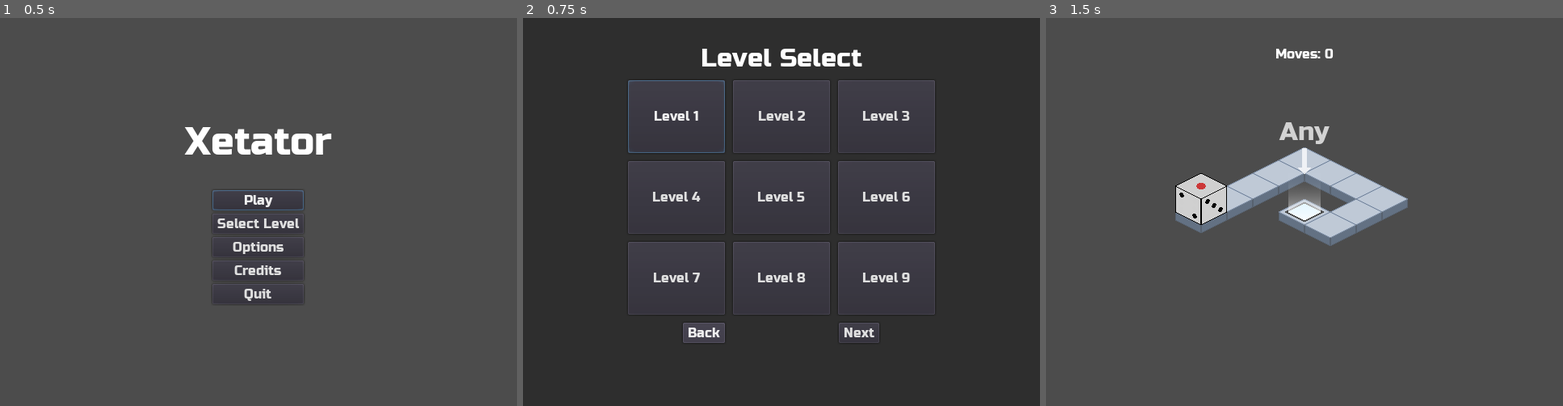
Above: before the commit, frames 1-3 (left to right).
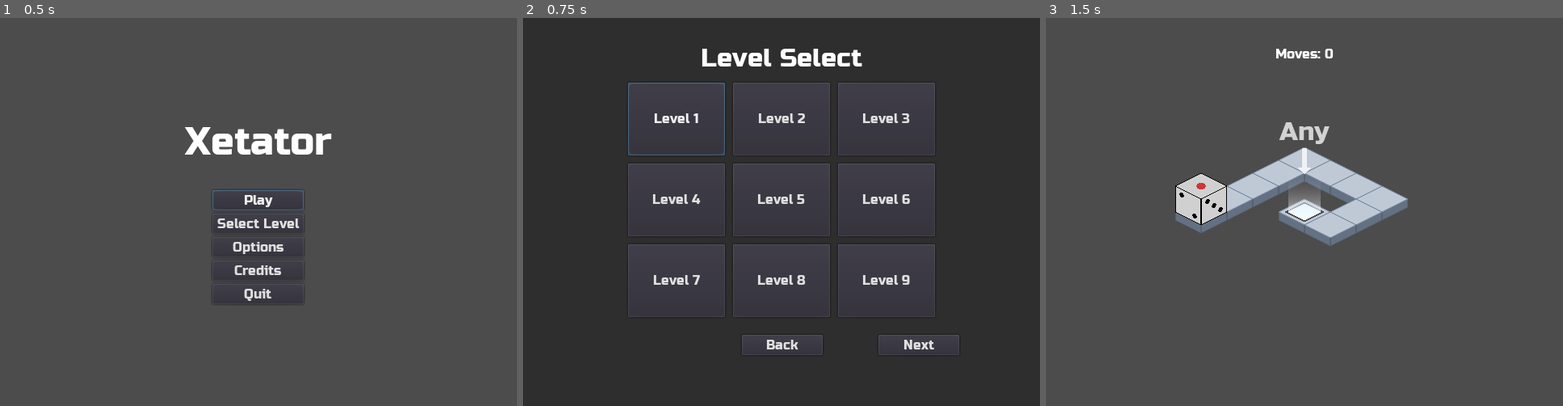
Above: after the commit, the same moments.

Repository: kdreese/gmtk-2022
Game: Godot game, scene res://src/states/Menu.tscn
Same seed, same stepped clock (60 frames per second), same inputs: the game is played once before the commit and once after it.
Inputs:
- Up to frame 1 (0.5 s): no input
- Up to frame 2 (0.75 s): click "Select Level" at 0.5 s
- Up to frame 3 (1.5 s): click "Level 2" at 1.25 s

Frame 1 is identical in both runs. In frame 2, 4.3% of the frame differs, in the area x 20-85%, y 16-87%; in frame 3, nothing differs.

Commit message:
Level select screen fixes

Diff:
--- a/src/states/LevelSelect.gd
+++ b/src/states/LevelSelect.gd
@@ -31,24 +31,29 @@
 	for idx in range(num_buttons):
 		var button = Button.new()
 		button.rect_min_size = Vector2(120, 90)
-		button.text = level_names[idx]
 		var error = button.connect("pressed", self, "_on_level_button_pressed", [idx])
 		assert(not error)
-		$ColorRect/C/V/G.add_child(button)
+		$ColorRect/G.add_child(button)
+		buttons.push_back(button)
 
 	if len(level_names) <= 9:
-		$ColorRect/C/V/H/NextButton.hide()
+		$ColorRect/NextButton.hide()
 
-	$ColorRect/C/V/H/PrevButton.hide()
+	$ColorRect/PrevButton.hide()
 
 
 func display() -> void:
+	var num_levels_to_show = min(len(level_names) - (9 * page_idx), 9)
 	for idx in range(len(buttons)):
-		buttons[idx].text = level_names[9 * page_idx + idx]
+		if idx < num_levels_to_show:
+			buttons[idx].text = level_names[9 * page_idx + idx]
+			buttons[idx].visible = true
+		else:
+			buttons[idx].visible = false
 
 
 func _on_level_button_pressed(idx: int) -> void:
-	Global.level_path = level_paths[idx]
+	Global.level_path = level_paths[9 * page_idx + idx]
 	var error := get_tree().change_scene("res://src/states/Game.tscn")
 	assert(not error)
 
@@ -56,3 +61,19 @@
 func _on_BackButton_pressed() -> void:
 	$ColorRect.hide()
 	emit_signal("level_select_exited")
+
+
+func _on_NextButton_pressed() -> void:
+	page_idx += 1
+	display()
+	$ColorRect/PrevButton.show()
+	if len(level_names) < (page_idx + 1) * 9:
+		$ColorRect/NextButton.hide()
+
+
+func _on_PrevButton_pressed() -> void:
+	page_idx -= 1
+	display()
+	$ColorRect/NextButton.show()
+	if page_idx == 0:
+		$ColorRect/PrevButton.hide()
--- a/src/states/LevelSelect.tscn
+++ b/src/states/LevelSelect.tscn
@@ -23,49 +23,42 @@
 text = "Level Select"
 align = 1
 
-[node name="C" type="CenterContainer" parent="ColorRect"]
-anchor_right = 1.0
-anchor_bottom = 1.0
-
-[node name="V" type="VBoxContainer" parent="ColorRect/C"]
-margin_left = 160.0
-margin_top = 222.0
-margin_right = 480.0
-margin_bottom = 257.0
-custom_constants/separation = 10
-
-[node name="G" type="GridContainer" parent="ColorRect/C/V"]
-margin_right = 320.0
+[node name="G" type="GridContainer" parent="ColorRect"]
+margin_left = 130.0
+margin_top = 80.0
+margin_right = 510.0
+margin_bottom = 80.0
 custom_constants/vseparation = 10
 custom_constants/hseparation = 10
 columns = 3
 
-[node name="H" type="HBoxContainer" parent="ColorRect/C/V"]
-margin_top = 10.0
-margin_right = 320.0
-margin_bottom = 35.0
-rect_min_size = Vector2( 320, 0 )
-alignment = 1
-
-[node name="PrevButton" type="Button" parent="ColorRect/C/V/H"]
-margin_left = 27.0
-margin_right = 76.0
-margin_bottom = 25.0
+[node name="PrevButton" type="Button" parent="ColorRect"]
+margin_left = 104.0
+margin_top = 392.0
+margin_right = 204.0
+margin_bottom = 417.0
+rect_min_size = Vector2( 100, 0 )
 size_flags_horizontal = 6
 text = "Prev"
 
-[node name="BackButton" type="Button" parent="ColorRect/C/V/H"]
-margin_left = 134.0
-margin_right = 186.0
-margin_bottom = 25.0
+[node name="BackButton" type="Button" parent="ColorRect"]
+margin_left = 271.0
+margin_top = 392.0
+margin_right = 371.0
+margin_bottom = 417.0
+rect_min_size = Vector2( 100, 0 )
 size_flags_horizontal = 6
 text = "Back"
 
-[node name="NextButton" type="Button" parent="ColorRect/C/V/H"]
-margin_left = 243.0
-margin_right = 293.0
-margin_bottom = 25.0
+[node name="NextButton" type="Button" parent="ColorRect"]
+margin_left = 440.0
+margin_top = 392.0
+margin_right = 540.0
+margin_bottom = 417.0
+rect_min_size = Vector2( 100, 0 )
 size_flags_horizontal = 6
 text = "Next"
 
-[connection signal="pressed" from="ColorRect/C/V/H/BackButton" to="." method="_on_BackButton_pressed"]
+[connection signal="pressed" from="ColorRect/PrevButton" to="." method="_on_PrevButton_pressed"]
+[connection signal="pressed" from="ColorRect/BackButton" to="." method="_on_BackButton_pressed"]
+[connection signal="pressed" from="ColorRect/NextButton" to="." method="_on_NextButton_pressed"]
--- a/src/states/Menu.gd
+++ b/src/states/Menu.gd
@@ -16,8 +16,9 @@
 func _on_LevelSelectButton_pressed() -> void:
 	$V.hide()
 	$LevelSelect.load_levels()
+	$LevelSelect.display()
 	$LevelSelect/ColorRect.show()
-	$LevelSelect/ColorRect/C/V/G.get_children()[0].grab_focus()
+	$LevelSelect/ColorRect/G.get_children()[0].grab_focus()
 
 
 func _on_OptionsButton_pressed() -> void:
